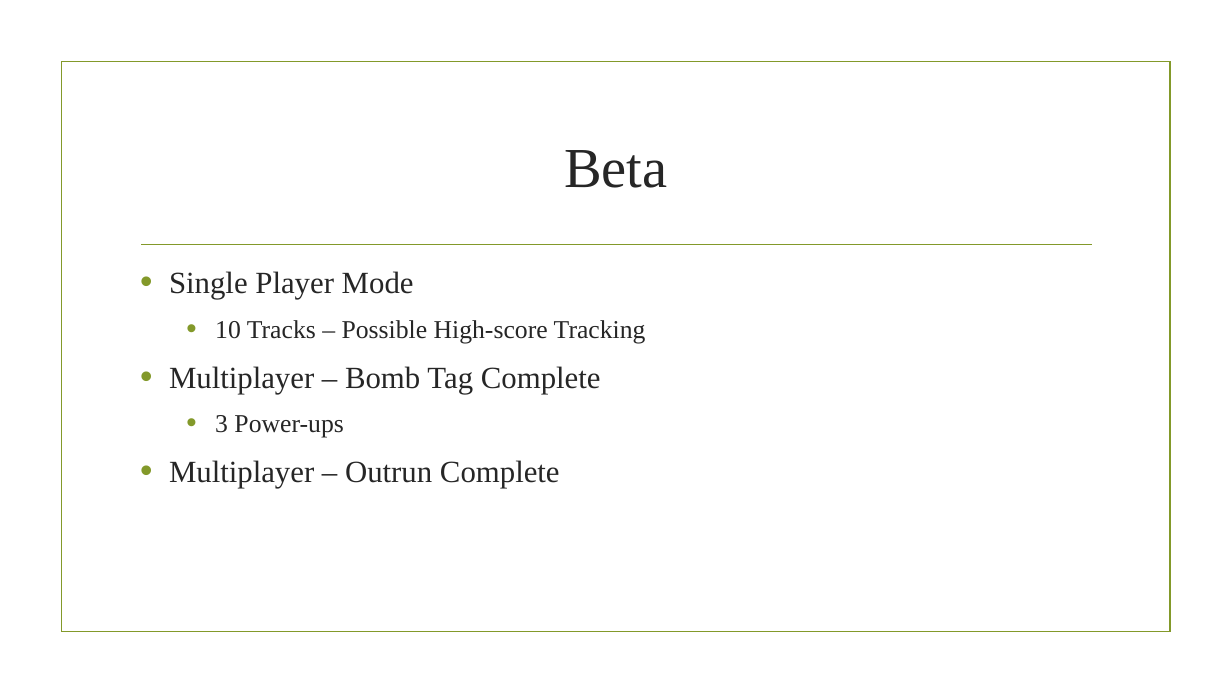
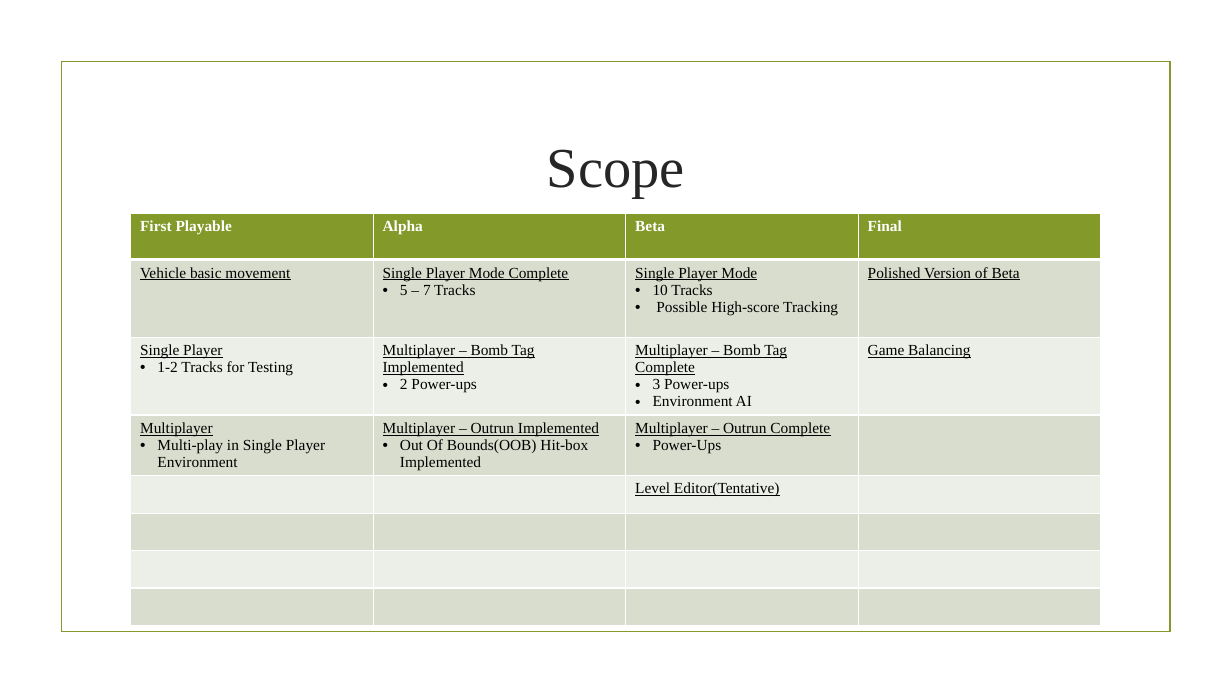
Before and after one commit to JoviTEJ/Awesome-Possum, a slide deck: slide 5 of Other/Awesome Possum_PreProd Presentation.pptx (slide 10 before the commit). Drawn at 1232x693 pixels with LibreOffice and Linux fonts; fonts in the diff are those of the drawing; background and template pictures are left out. Boxes give left, top, right and bottom in pixels: in the first picture for what was removed or moved away, otherwise in the second. Text is boxed around its words. In the diff, an @@ line names an element or a change of style, - is before the commit and + after.

Commit message:
Correct as at 18/01/2015 Updated Slides: Scope Removed Slides: 1.Playable 2.Alpha 3.Beta 4.Final

```diff
--- a/Other/Awesome Possum_PreProd Presentation.pptx
+++ b/Other/Awesome Possum_PreProd Presentation.pptx
@@ title at [547, 149, 685, 198]: text changed @@
-Beta
+Scope
@@ table added at [131, 213, 1101, 623], 8 rows, 4 columns @@
+First Playable | Alpha | Beta | Final
+Vehicle basic movement | Single Player Mode Complete / 5 – 7 Tracks | Single Player Mode / 10 Tracks / Possible High-score Tracking | Polished Version of Beta
+Single Player / 1-2 Tracks for Testing | Multiplayer – Bomb Tag Implemented / 2 Power-ups | Multiplayer – Bomb Tag Complete / 3 Power-ups / Environment AI | Game Balancing
+Multiplayer / Multi-play in Single Player Environment | Multiplayer – Outrun Implemented / Out Of Bounds(OOB) Hit-box Implemented | Multiplayer – Outrun Complete / Power-Ups | 
+ |  | Level Editor(Tentative) | 
+ |  |  | 
+ |  |  | 
+ |  |  | 
@@ text removed at [169, 271, 646, 488] @@
-• Single Player Mode
-  • 10 Tracks – Possible High-score Tracking
-• Multiplayer – Bomb Tag Complete
-  • 3 Power-ups
-• Multiplayer – Outrun Complete
```
Also in this commit, not shown: 4 slides removed.
